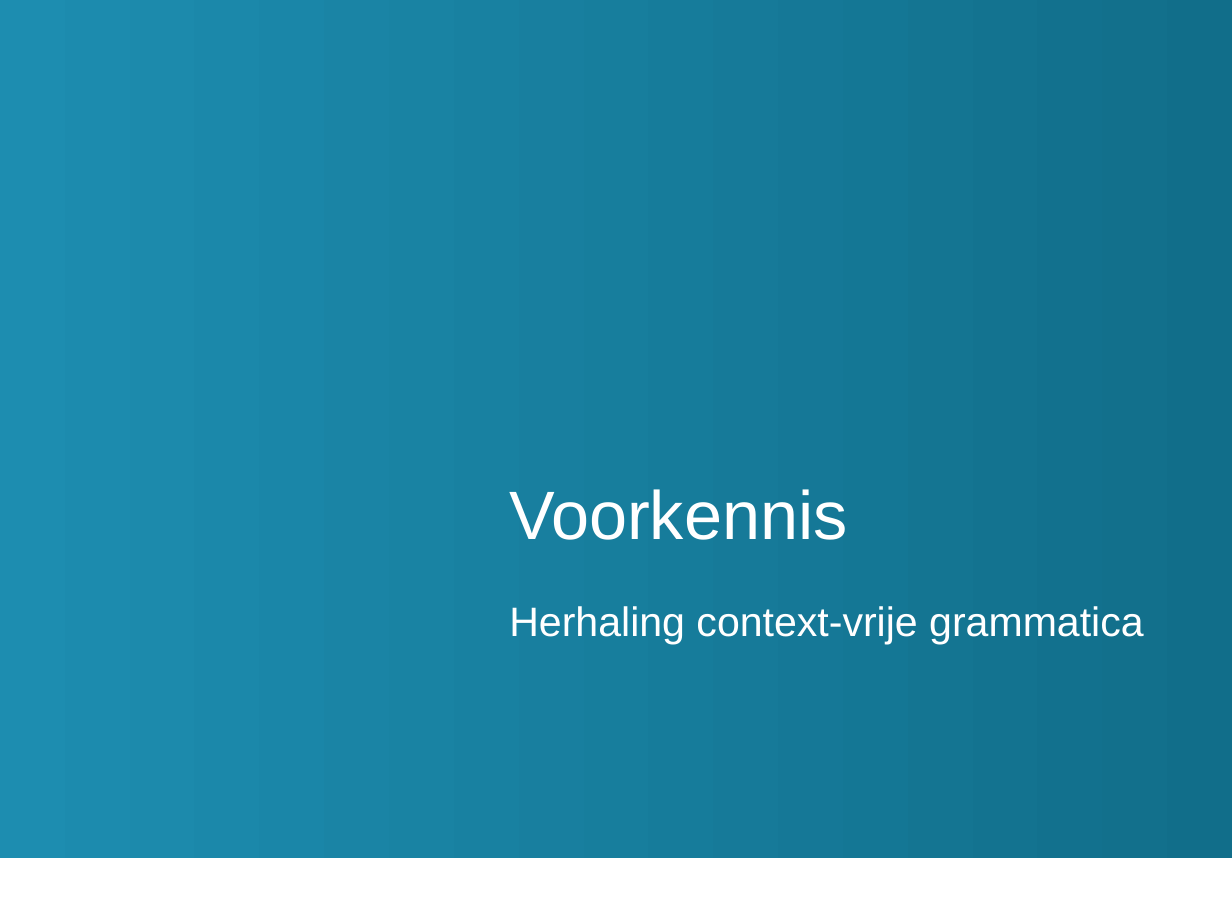
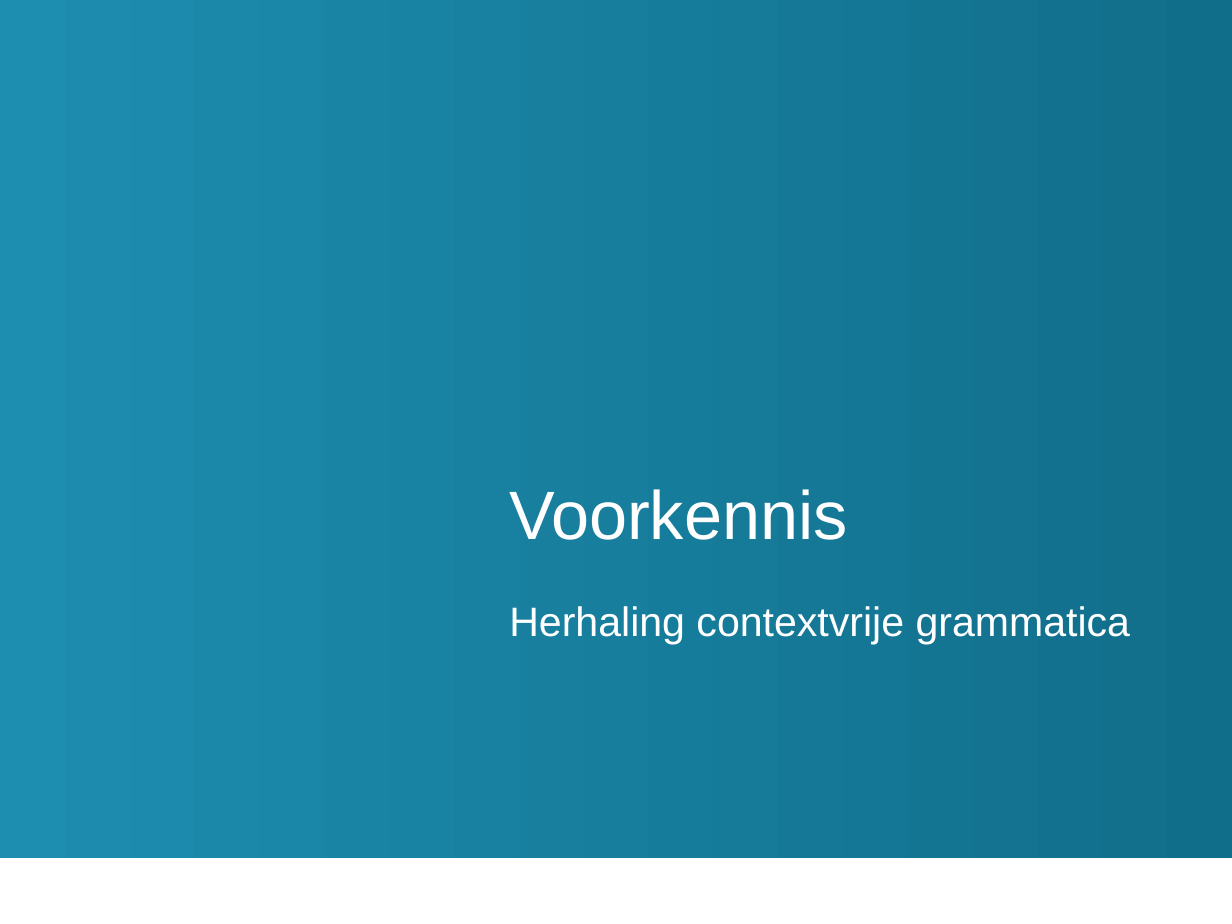
Before and after one commit to TomDeGroote/Bachelorproef, a slide deck: slide 3 of Paper/Finale Presentatie/presentatie.pptx. Drawn at 1232x924 pixels with LibreOffice and Linux fonts; fonts in the diff are those of the drawing; background and template pictures are left out. Boxes give left, top, right and bottom in pixels: in the first picture for what was removed or moved away, otherwise in the second. Text is boxed around its words. In the diff, an @@ line names an element or a change of style, - is before the commit and + after.

```diff
--- a/Paper/Finale Presentatie/presentatie.pptx
+++ b/Paper/Finale Presentatie/presentatie.pptx
@@ subtitle at [509,606,1131,644]: text changed @@
-Herhaling context-vrije grammatica
+Herhaling contextvrije grammatica
```
Also in this commit, not shown: 13 other slides changed, 3 slides added, 3 slides removed, 8 other files.
